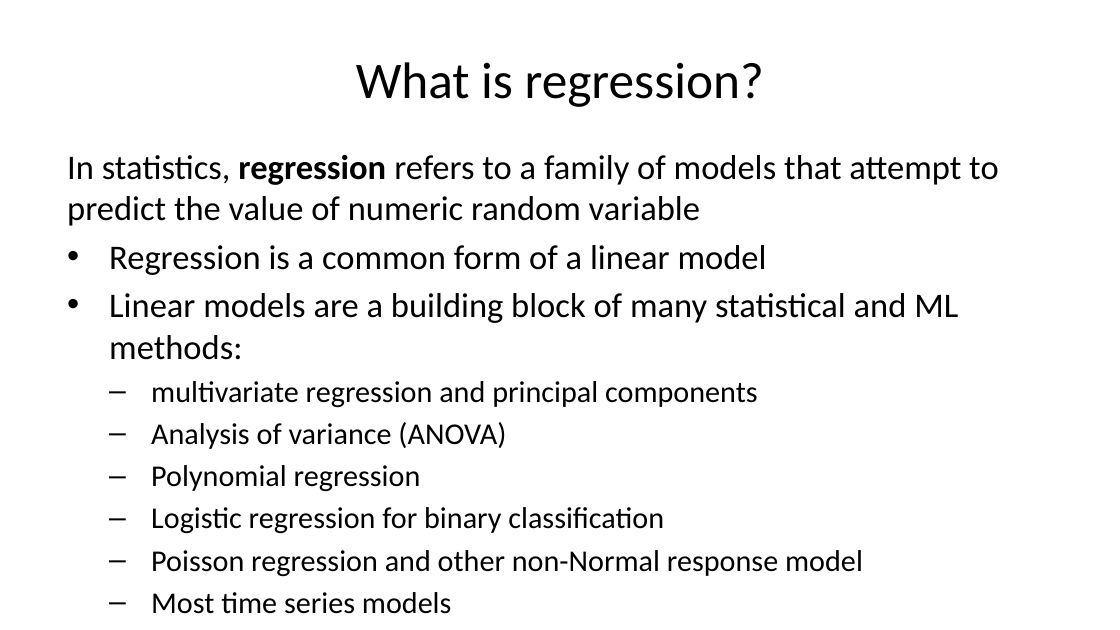
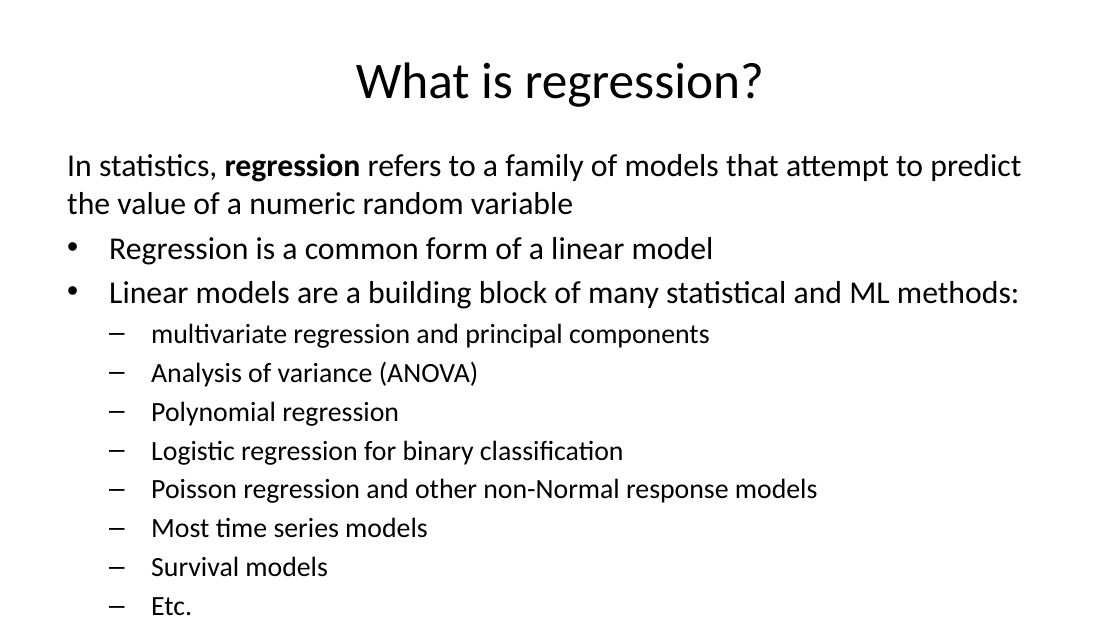
Before and after one commit to StephenElston/CSCI-E-83, a slide deck: slide 6 of LectureSlides/08_IntroductionToLinearModels.pptx. Drawn at 1120x630 pixels with LibreOffice and Linux fonts; fonts in the diff are those of the drawing. Boxes give left, top, right and bottom in pixels: in the first picture for what was removed or moved away, otherwise in the second. Text is boxed around its words. In the diff, an @@ line names an element or a change of style, - is before the commit and + after.

```diff
--- a/LectureSlides/08_IntroductionToLinearModels.pptx
+++ b/LectureSlides/08_IntroductionToLinearModels.pptx
@@ text at bbox=[67, 153, 1021, 215]: text changed; size 22.2 to 20.4 pt @@
-In statistics, regression refers to a family of models that attempt to predict the value of numeric random variable
+In statistics, regression refers to a family of models that attempt to predict the value of a numeric random variable
@@ text at bbox=[109, 237, 1019, 538]: size 22.2 to 20.4 pt in "Regression is a common form of a ...", "Linear models are a building block of ..."; size 19.4 to 17.9 pt in "multivariate regression and principal components", "Analysis of variance (ANOVA)", "Polynomial regression", "Logistic regression for binary classification" and 1 more places @@
@@ text at bbox=[151, 478, 818, 503]: text changed; size 19.4 to 17.9 pt @@
-  – Poisson regression and other non-Normal response model
+  – Poisson regression and other non-Normal response models
@@ text at bbox=[151, 556, 328, 577]: paragraphs added @@
+  – Survival models
+  – Etc.
```
Also in this commit, not shown: 10 other slides changed, 1 slide added, 1 slide removed.
